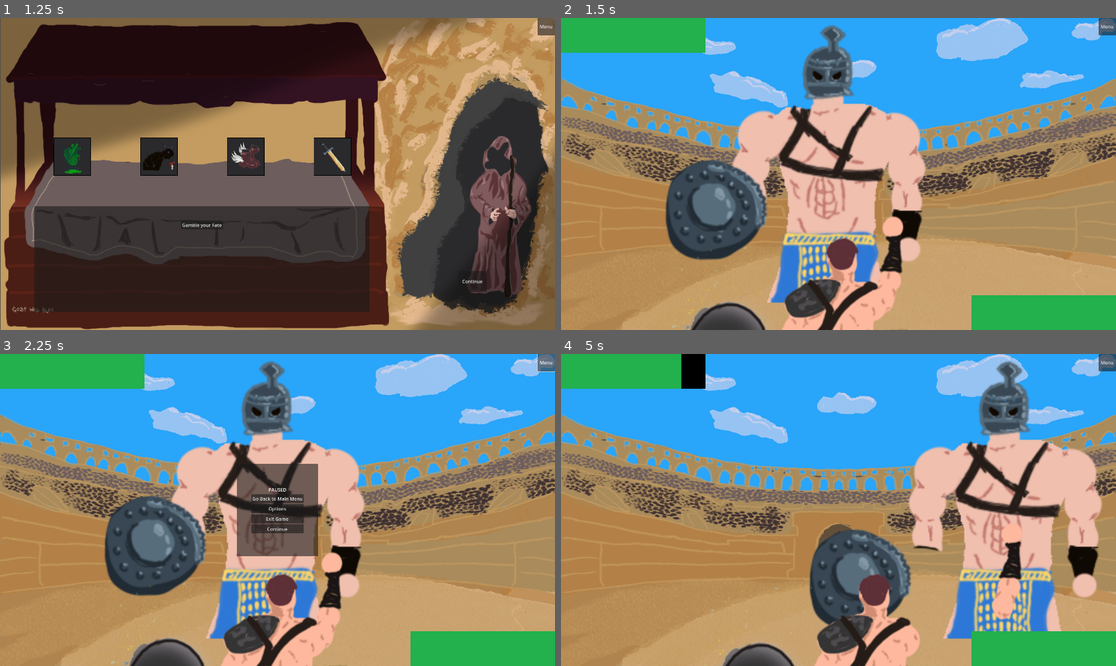
Above: before the commit, frames 1-4 (two rows, left to right).
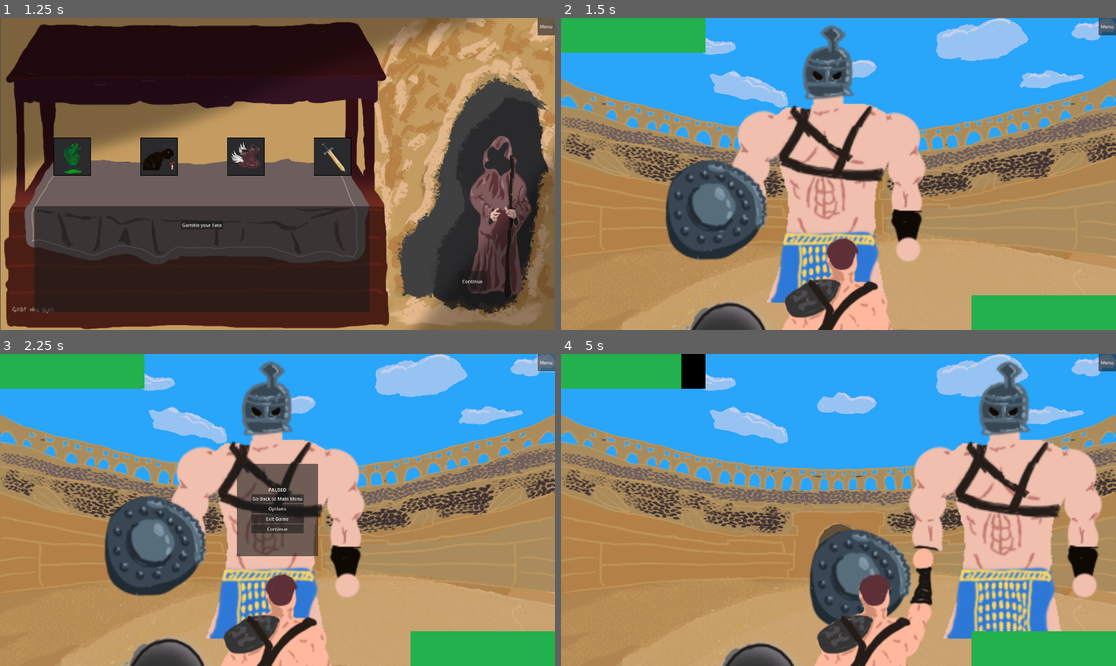
Above: after the commit, the same moments.

Repository: sentientfish/brackygamejam20251
Game: Godot game, scene res://ui/main_menu.tscn
The game is run twice, just before and just after one commit, with the same random seed, the same clock (stepped at 60 frames per second) and the same inputs. Sound files missing from this copy of the repository are replaced by a short silence.
Inputs (mouse positions are in pixels of both pictures, inside the frame that each line leads up to):
- Up to frame 1 (1.25 s): click "Start" at 0.5 s
- Up to frame 2 (1.5 s): click "Continue" at 1.25 s
- Up to frame 3 (2.25 s): click "Menu" at 2 s
- Up to frame 4 (5 s): click "Continue" at 2.75 s; tap Enter at 3.5 s; move the mouse to (960, 494) at 3.52 s; hold D (move_right) 3.53-4.28 s; tap K (attack) at 3.6 s; move the mouse to (727, 525) at 4.27 s; hold S (target_down) from 4.28 s (still down); tap J (block) at 4.35 s

Frame 1 is identical in both runs. In frame 2, 0.9% of the frame differs, in the area x 56-62%, y 63-100%; in frame 3, 0.9%; in frame 4, 1.8%, in the area x 62-83%, y 54-92%.

Commit message:
fix arm attack animation

Diff:
--- a/scenes/player.tscn
+++ b/scenes/player.tscn
@@ -1,11 +1,14 @@
-[gd_scene load_steps=22 format=3 uid="uid://ch8wdr4iyy5qv"]
+[gd_scene load_steps=26 format=3 uid="uid://ch8wdr4iyy5qv"]
 
 [ext_resource type="Script" path="res://scripts/player.gd" id="1_ndymx"]
 [ext_resource type="Texture2D" uid="uid://ci76kvedo1rh" path="res://assets/Electric-Shield_1.png" id="2_osfnp"]
 [ext_resource type="Texture2D" uid="uid://dixy1o1ebow21" path="res://assets/arm4.png" id="3_ru50b"]
 [ext_resource type="Texture2D" uid="uid://g0m7wo5kcem1" path="res://assets/Player.png" id="4_j8ytr"]
+[ext_resource type="Texture2D" uid="uid://04257twh5ppu" path="res://assets/arm1.png" id="4_t7gj3"]
 [ext_resource type="AudioStream" uid="uid://duff40s86phro" path="res://assets/sounds/Swordhitv2.wav" id="5_c11o0"]
+[ext_resource type="Texture2D" uid="uid://s6wee1np6gt4" path="res://assets/arm2.png" id="5_oqsw3"]
 [ext_resource type="PackedScene" uid="uid://b5wrk0yawkn2x" path="res://scenes/parrot.tscn" id="6_oyyfp"]
+[ext_resource type="Texture2D" uid="uid://urmbeefn813r" path="res://assets/arm3.png" id="6_pbkhf"]
 
 [sub_resource type="RectangleShape2D" id="RectangleShape2D_752ta"]
 size = Vector2(192, 75.3125)
@@ -24,6 +27,26 @@
 
 [sub_resource type="RectangleShape2D" id="RectangleShape2D_bkjqc"]
 size = Vector2(150, 41.5)
+
+[sub_resource type="SpriteFrames" id="SpriteFrames_76yi0"]
+animations = [{
+"frames": [{
+"duration": 1.0,
+"texture": ExtResource("4_t7gj3")
+}, {
+"duration": 1.0,
+"texture": ExtResource("5_oqsw3")
+}, {
+"duration": 1.0,
+"texture": ExtResource("6_pbkhf")
+}, {
+"duration": 1.0,
+"texture": ExtResource("3_ru50b")
+}],
+"loop": true,
+"name": &"default",
+"speed": 5.0
+}]
 
 [sub_resource type="RectangleShape2D" id="RectangleShape2D_xox8q"]
 size = Vector2(185, 185)
@@ -57,38 +80,38 @@
 tracks/2/type = "value"
 tracks/2/imported = false
 tracks/2/enabled = true
-tracks/2/path = NodePath("Sword/SwordSprite:position")
+tracks/2/path = NodePath("Shield/ShieldSprite:position")
 tracks/2/interp = 1
 tracks/2/loop_wrap = true
 tracks/2/keys = {
 "times": PackedFloat32Array(0),
 "transitions": PackedFloat32Array(1),
 "update": 0,
-"values": [Vector2(-4, 1)]
+"values": [Vector2(-114, 8)]
 }
 tracks/3/type = "value"
 tracks/3/imported = false
 tracks/3/enabled = true
-tracks/3/path = NodePath("Shield/ShieldSprite:position")
+tracks/3/path = NodePath("Sword/SwordAreaUp:monitoring")
 tracks/3/interp = 1
 tracks/3/loop_wrap = true
 tracks/3/keys = {
 "times": PackedFloat32Array(0),
 "transitions": PackedFloat32Array(1),
-"update": 0,
-"values": [Vector2(-114, 8)]
+"update": 1,
+"values": [false]
 }
 tracks/4/type = "value"
 tracks/4/imported = false
 tracks/4/enabled = true
-tracks/4/path = NodePath("Sword/SwordAreaUp:monitoring")
+tracks/4/path = NodePath("Sword/SwordAnimatedSprite:frame")
 tracks/4/interp = 1
 tracks/4/loop_wrap = true
 tracks/4/keys = {
 "times": PackedFloat32Array(0),
 "transitions": PackedFloat32Array(1),
 "update": 1,
-"values": [false]
+"values": [0]
 }
 
 [sub_resource type="Animation" id="Animation_lp1sj"]
@@ -161,14 +184,14 @@
 tracks/1/type = "value"
 tracks/1/imported = false
 tracks/1/enabled = true
-tracks/1/path = NodePath("Sword/SwordSprite:position")
+tracks/1/path = NodePath("Sword/SwordAnimatedSprite:frame")
 tracks/1/interp = 1
 tracks/1/loop_wrap = true
 tracks/1/keys = {
 "times": PackedFloat32Array(0, 0.25, 0.5),
 "transitions": PackedFloat32Array(1, 1, 1),
 "update": 1,
-"values": [Vector2(146, -50), Vector2(146, -80), Vector2(146, -50)]
+"values": [1, 2, 3]
 }
 
 [sub_resource type="Animation" id="Animation_f7bs3"]
@@ -190,14 +213,14 @@
 tracks/1/type = "value"
 tracks/1/imported = false
 tracks/1/enabled = true
-tracks/1/path = NodePath("Sword/SwordSprite:position")
+tracks/1/path = NodePath("Sword/SwordAnimatedSprite:frame")
 tracks/1/interp = 1
 tracks/1/loop_wrap = true
 tracks/1/keys = {
 "times": PackedFloat32Array(0, 0.25, 0.5),
 "transitions": PackedFloat32Array(1, 1, 1),
 "update": 1,
-"values": [Vector2(146, -50), Vector2(146, -80), Vector2(146, -50)]
+"values": [1, 2, 3]
 }
 
 [sub_resource type="Animation" id="Animation_vs7me"]
@@ -207,26 +230,26 @@
 tracks/0/type = "value"
 tracks/0/imported = false
 tracks/0/enabled = true
-tracks/0/path = NodePath("Sword/SwordSprite:position")
-tracks/0/interp = 1
-tracks/0/loop_wrap = true
-tracks/0/keys = {
-"times": PackedFloat32Array(0, 0.25, 0.5),
-"transitions": PackedFloat32Array(1, 1, 1),
-"update": 1,
-"values": [Vector2(146, -50), Vector2(146, -80), Vector2(146, -50)]
+tracks/0/path = NodePath("Sword/SwordAreaUp:monitoring")
+tracks/0/interp = 1
+tracks/0/loop_wrap = true
+tracks/0/keys = {
+"times": PackedFloat32Array(0, 0.25, 0.5),
+"transitions": PackedFloat32Array(1, 1, 1),
+"update": 1,
+"values": [false, true, false]
 }
 tracks/1/type = "value"
 tracks/1/imported = false
 tracks/1/enabled = true
-tracks/1/path = NodePath("Sword/SwordAreaUp:monitoring")
+tracks/1/path = NodePath("Sword/SwordAnimatedSprite:frame")
 tracks/1/interp = 1
 tracks/1/loop_wrap = true
 tracks/1/keys = {
 "times": PackedFloat32Array(0, 0.25, 0.5),
 "transitions": PackedFloat32Array(1, 1, 1),
 "update": 1,
-"values": [false, true, false]
+"values": [1, 2, 3]
 }
 
 [sub_resource type="AnimationLibrary" id="AnimationLibrary_nr4rx"]
@@ -273,11 +296,6 @@
 
 [node name="Sword" type="Node2D" parent="."]
 
-[node name="SwordSprite" type="Sprite2D" parent="Sword"]
-position = Vector2(-4, 1)
-scale = Vector2(1.5, 1.5)
-texture = ExtResource("3_ru50b")
-
 [node name="SwordAreaUp" type="Area2D" parent="Sword"]
 visible = false
 monitoring = false
@@ -302,6 +320,11 @@
 position = Vector2(0, -185)
 shape = SubResource("RectangleShape2D_bkjqc")
 
+[node name="SwordAnimatedSprite" type="AnimatedSprite2D" parent="Sword"]
+position = Vector2(-8, -6)
+scale = Vector2(1.5, 1.5)
+sprite_frames = SubResource("SpriteFrames_76yi0")
+
 [node name="PlayerSprite" type="Sprite2D" parent="."]
 scale = Vector2(1.5, 1.5)
 texture = ExtResource("4_j8ytr")
